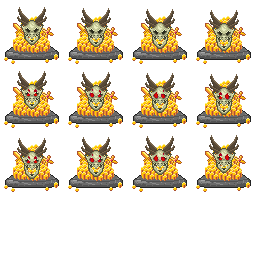
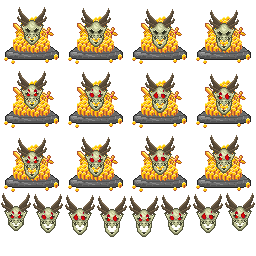
The second 256 × 256 image is a revision of the first. Changes to its layers:
added layer "Layer 4 copy" above "Layer 3 copy" over [139, 211, 245, 221]
added layer "Layer 3 copy" above "Layer 4" over [11, 211, 117, 221]
added layer "FinishedSkull copy 15" above "FinishedSkull copy 14" over [225, 193, 255, 231]
added layer "FinishedSkull copy 14" above "FinishedSkull copy 13" over [193, 194, 223, 233]
added layer "FinishedSkull copy 13" above "FinishedSkull copy 12" over [161, 195, 191, 235]
added layer "FinishedSkull copy 12" above "FinishedSkull copy 11" over [129, 196, 159, 237]
added layer "FinishedSkull copy 19" above "FinishedSkull copy 18" over [1, 193, 31, 231]
added layer "FinishedSkull copy 18" above "FinishedSkull copy 17" over [33, 194, 63, 233]
added layer "FinishedSkull copy 17" above "FinishedSkull copy 16" over [65, 195, 95, 235]
added layer "FinishedSkull copy 16" above "FinishedSkull copy 7" over [97, 196, 127, 237]
